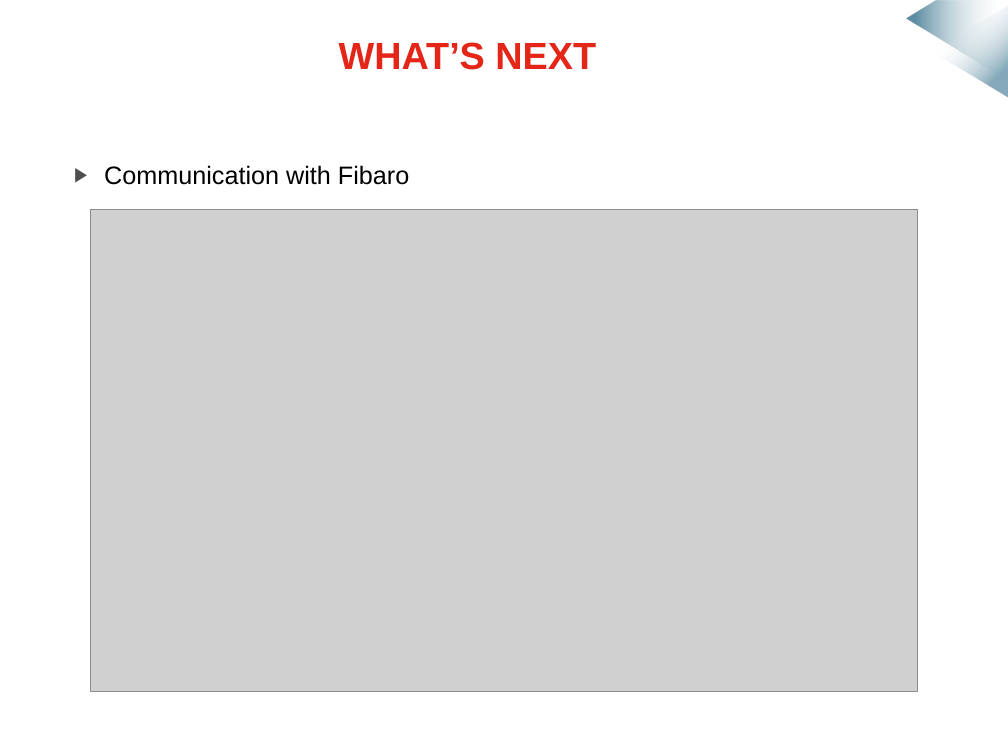
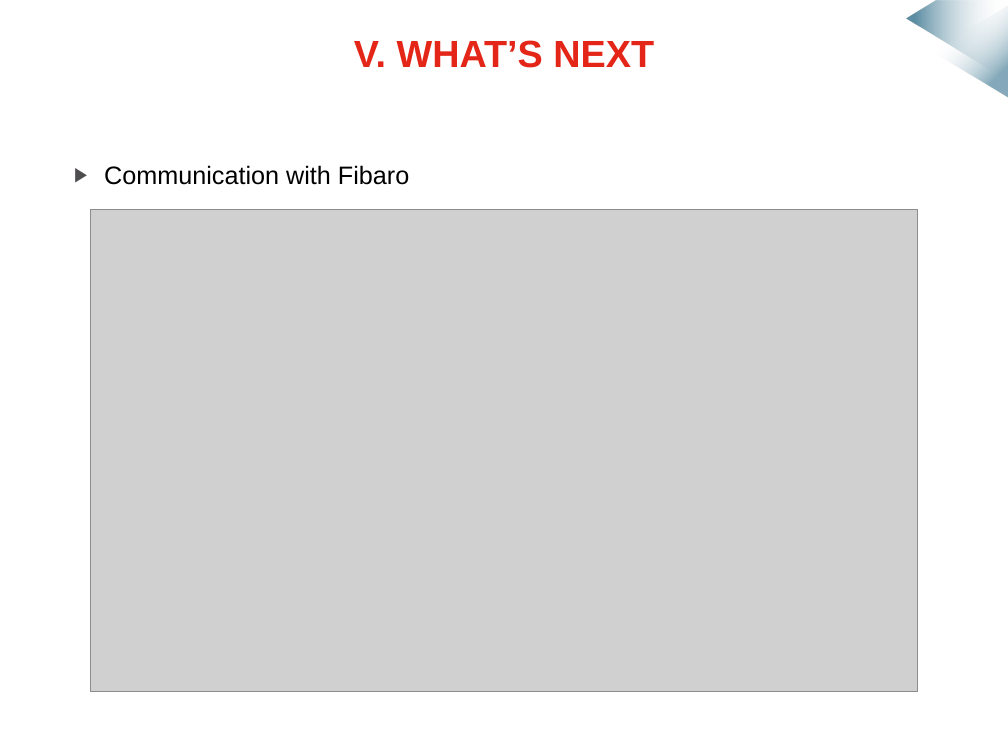
Before and after one commit to mmeven/EP_Domotique_Tablette, a slide deck: slide 16 of Rendu/Diapo_prototype_janvier.pptx. Drawn at 1008x756 pixels with LibreOffice and Linux fonts; fonts in the diff are those of the drawing; grey boxes stand for pictures; background and template pictures are left out. Boxes give left, top, right and bottom in pixels: in the first picture for what was removed or moved away, otherwise in the second. Text is boxed around its words. In the diff, an @@ line names an element or a change of style, - is before the commit and + after.

```diff
--- a/Rendu/Diapo_prototype_janvier.pptx
+++ b/Rendu/Diapo_prototype_janvier.pptx
@@ text at (354,40,654,68): text changed @@
-WHAT’S NEXT
+V. WHAT’S NEXT
```
Also in this commit, not shown: 3 other slides changed, 1 slide added.
